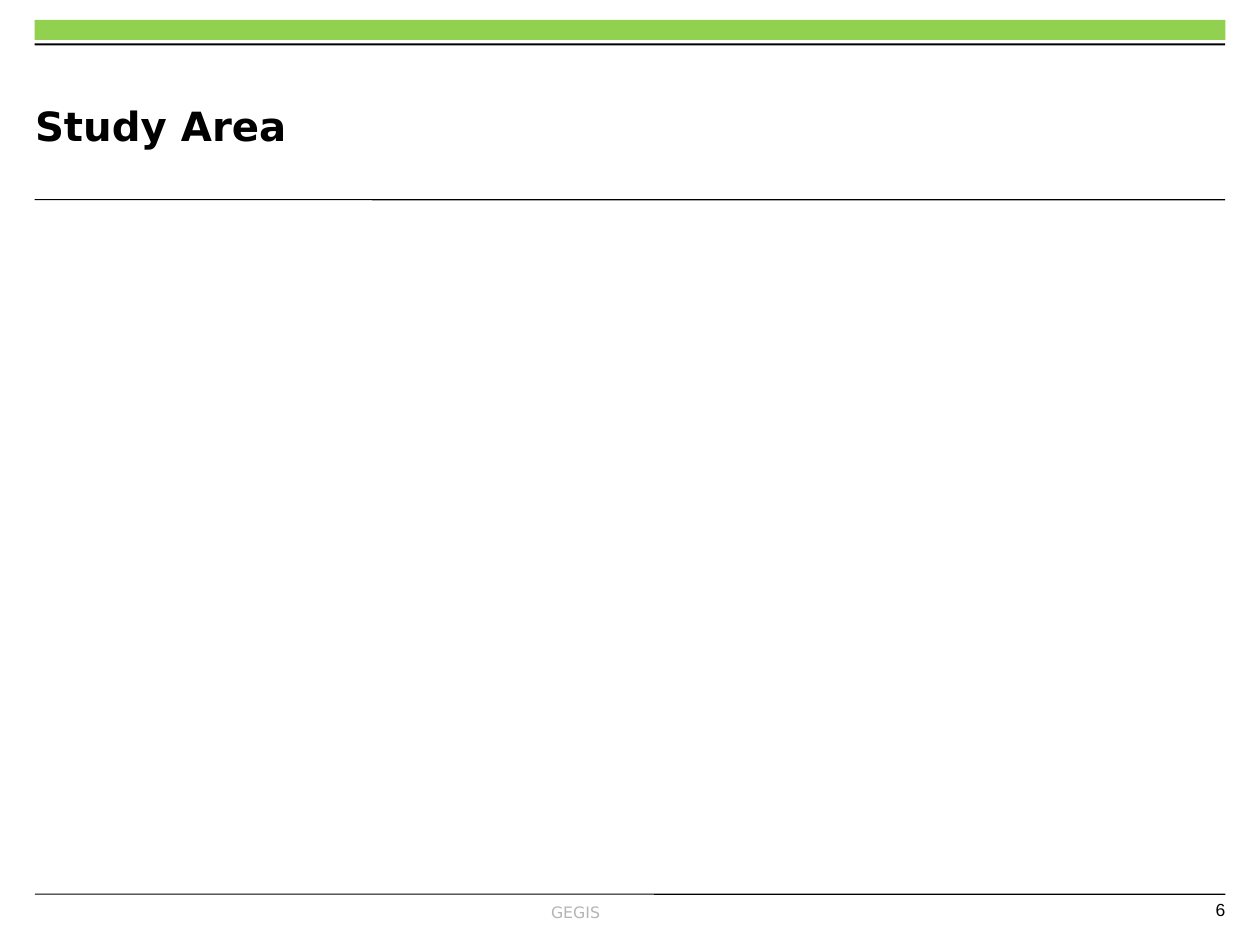
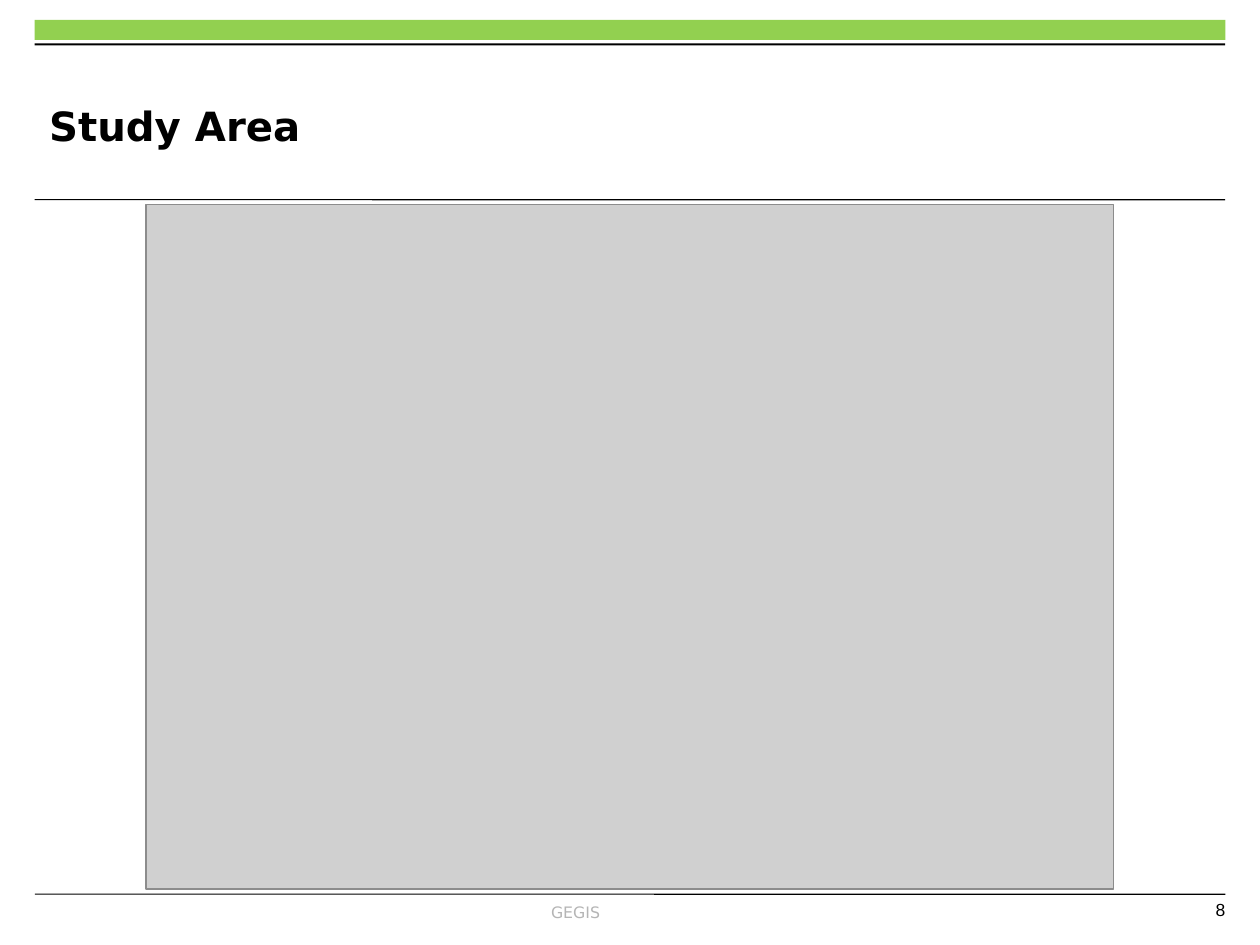
Before and after one commit to OkomoJacob/FinalYearProject, a slide deck: slide 8 of MY PRESENTATION.pptx (slide 6 before the commit). Drawn at 1260x945 pixels with LibreOffice and Linux fonts; fonts in the diff are those of the drawing; grey boxes stand for pictures; background and template pictures are left out. Boxes give left, top, right and bottom in pixels: in the first picture for what was removed or moved away, otherwise in the second. Text is boxed around its words. In the diff, an @@ line names an element or a change of style, - is before the commit and + after.

```diff
--- a/MY PRESENTATION.pptx
+++ b/MY PRESENTATION.pptx
@@ title "Study Area": place and size @@
-title "Study Area" at (35, 110, 286, 150)
+title "Study Area" at (49, 110, 300, 150)
@@ picture added at (146, 204, 1114, 888) @@
@@ page number at (1216, 903, 1226, 916): text changed @@
-6
+8
```
Also in this commit, not shown: 3 other slides changed, 3 slides added, 2 slides removed, 2 other files.
